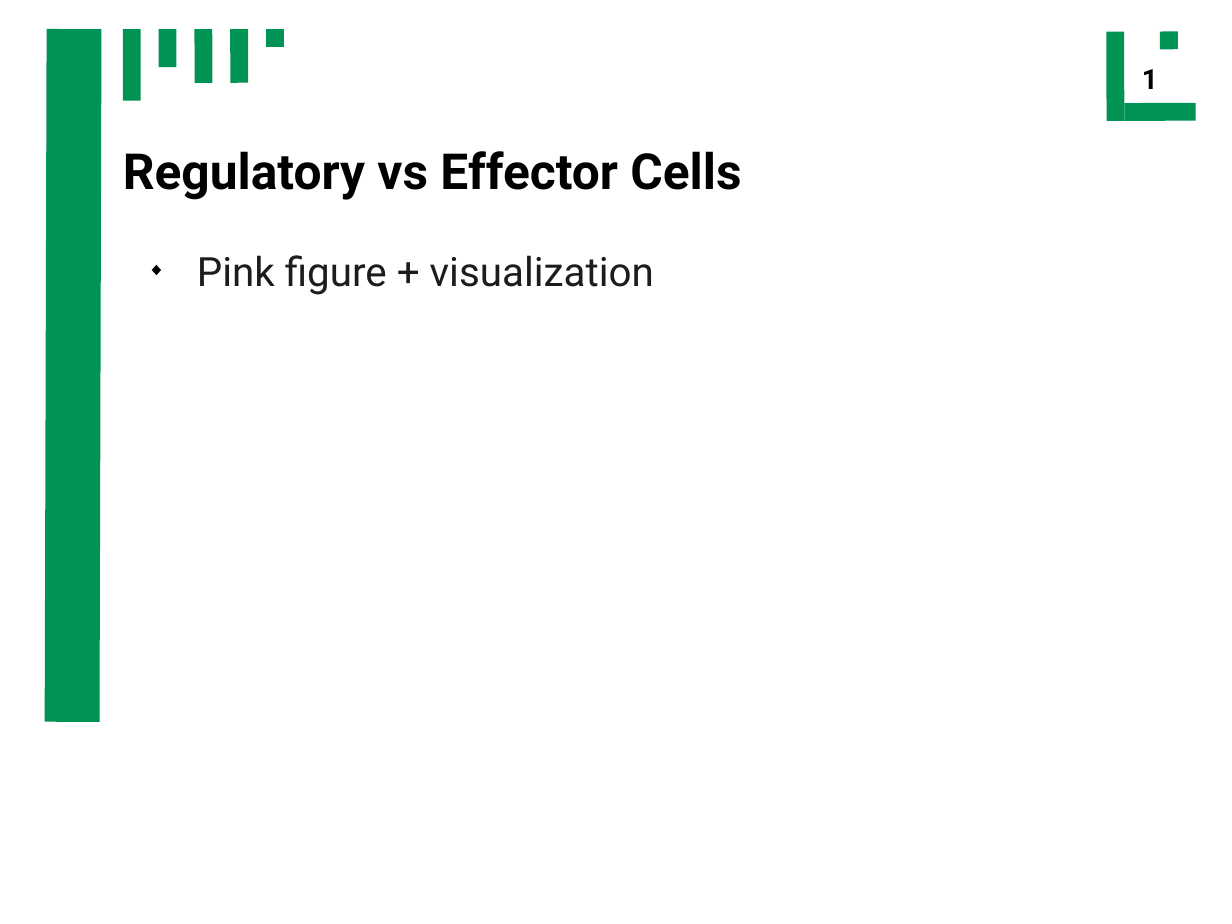
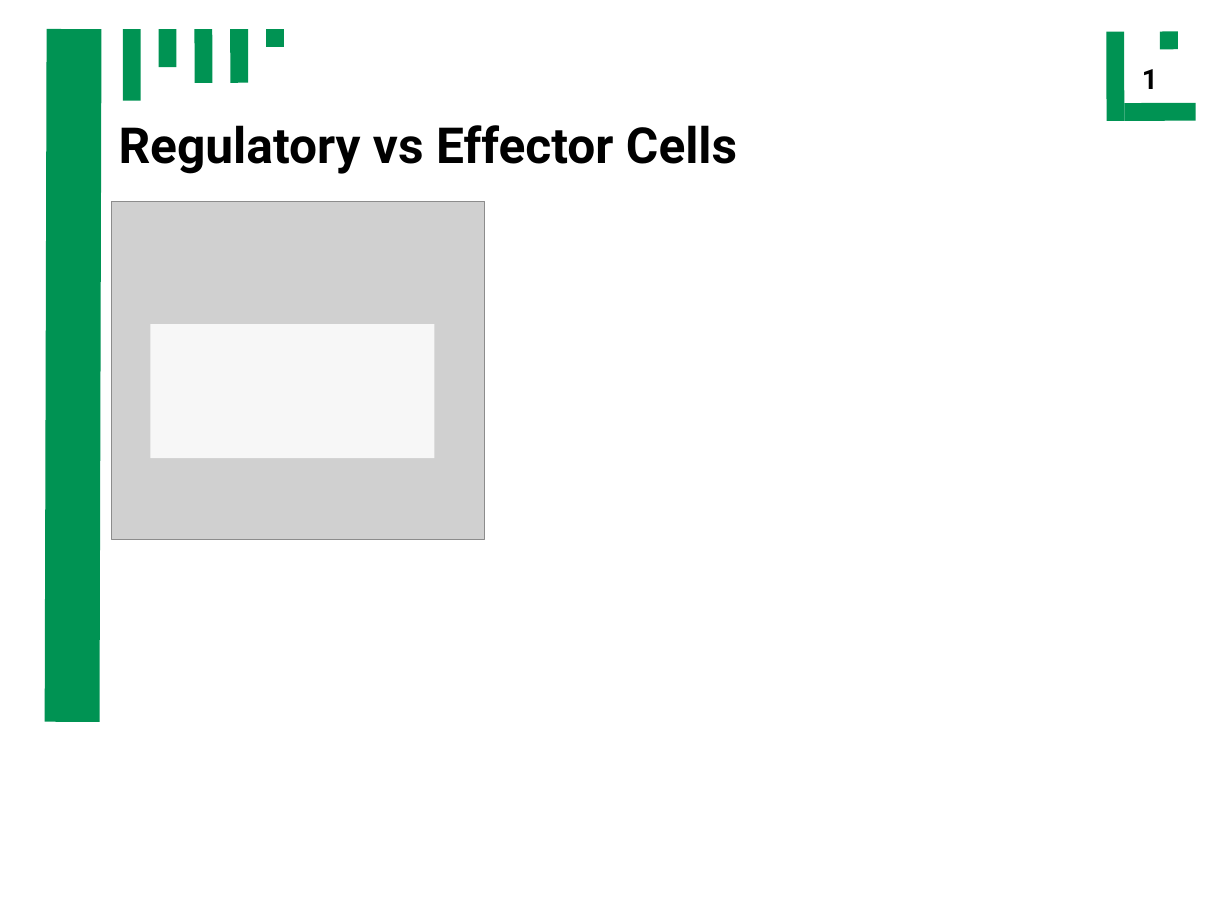
Before and after one commit to ch4perone/HaveFunWithSysBio, a slide deck: slide 10 of presentation.odp (slide 9 before the commit). Drawn at 1232x924 pixels with LibreOffice and Linux fonts; fonts in the diff are those of the drawing; grey boxes stand for pictures. Boxes give left, top, right and bottom in pixels: in the first picture for what was removed or moved away, otherwise in the second. Text is boxed around its words. In the diff, an @@ line names an element or a change of style, - is before the commit and + after.

```diff
--- a/presentation.odp
+++ b/presentation.odp
@@ title "Regulatory vs Effector Cells": place and size @@
-title "Regulatory vs Effector Cells" at (123,151,741,200)
+title "Regulatory vs Effector Cells" at (119,125,737,174)
@@ picture added at (112,201,485,540) @@
@@ text removed at (197,255,654,295) @@
-◆ Pink figure + visualization
@@ rectangle added at (151,324,435,458), fill #FFFFFF at 85% opacity @@
```
Also in this commit, not shown: 5 other slides changed, 7 slides added, 3 slides removed, 9 other files.
